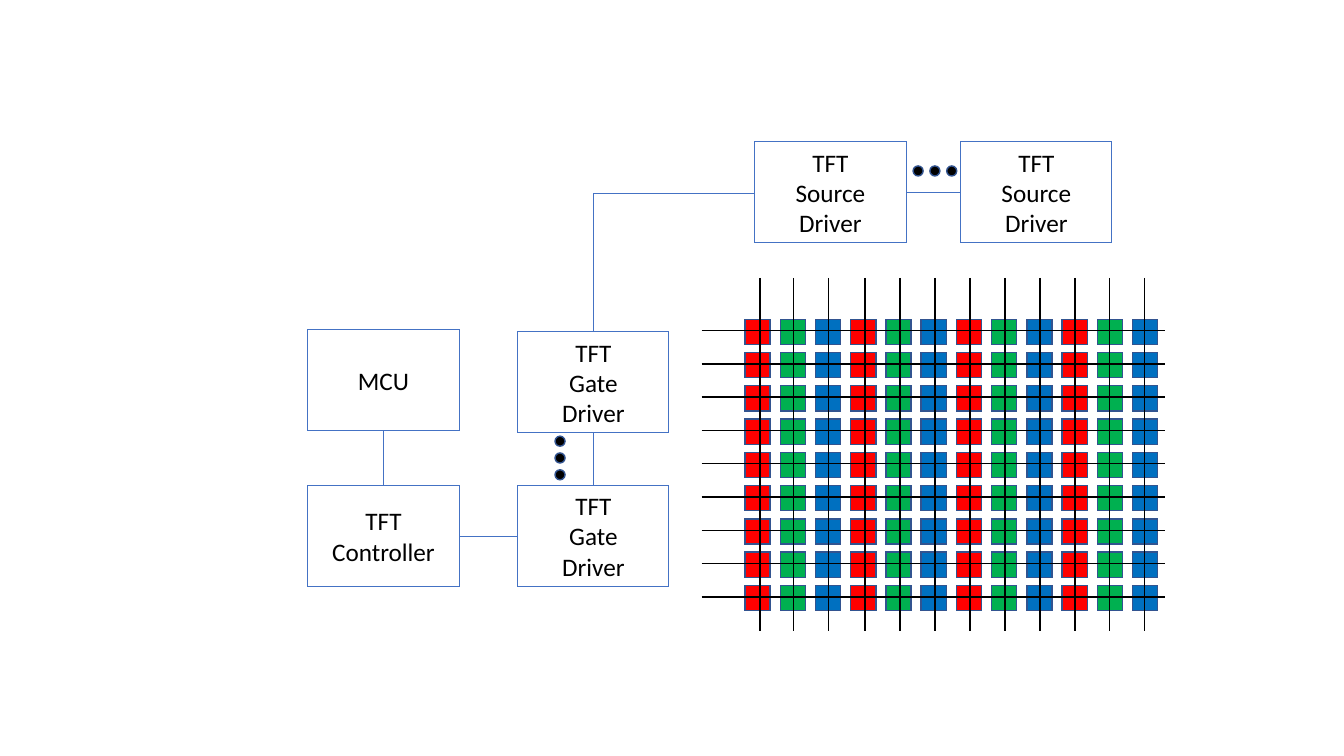
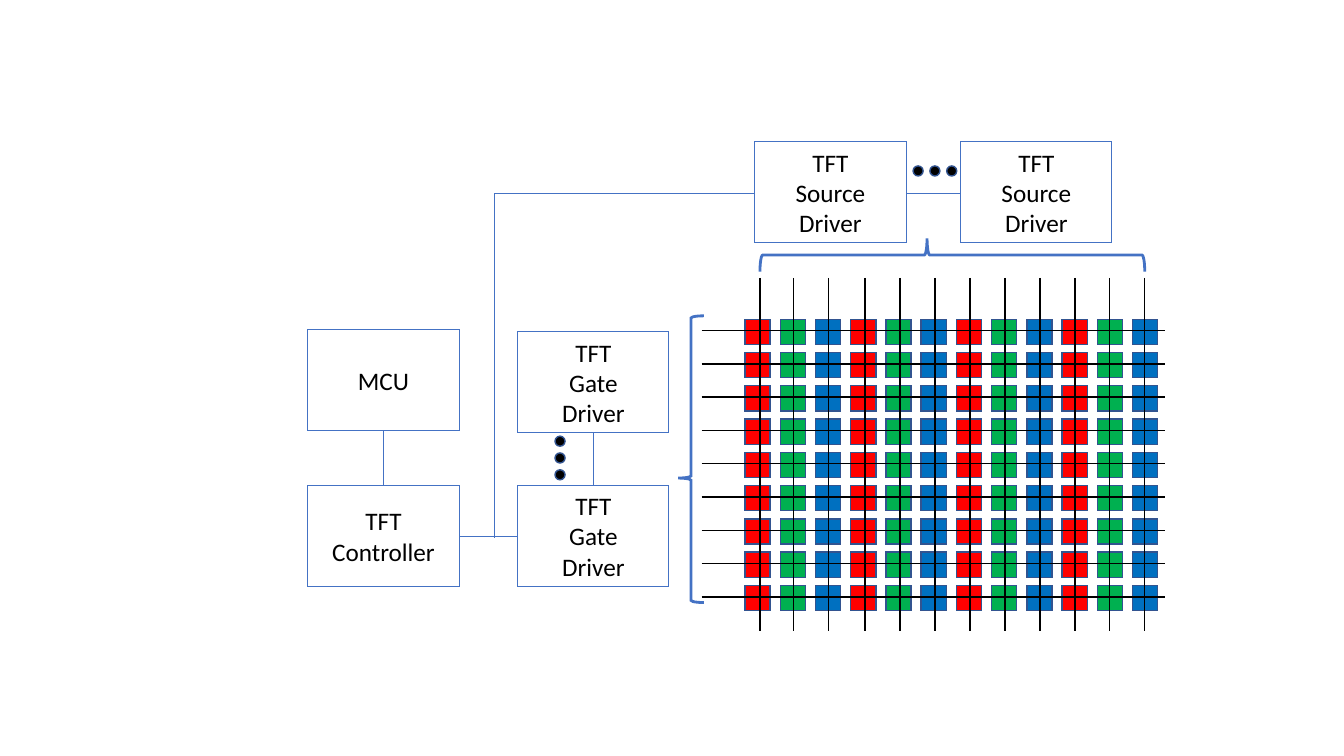
Before and after one commit to iotexpert/TFT_Display, a slide deck: slide 1 of drawings/system-drawing.pptx. Drawn at 1344x756 pixels with LibreOffice and Linux fonts; fonts in the diff are those of the drawing. Boxes give left, top, right and bottom in pixels: in the first picture for what was removed or moved away, otherwise in the second. Text is boxed around its words. In the diff, an @@ line names an element or a change of style, - is before the commit and + after.

```diff
--- a/drawings/system-drawing.pptx
+++ b/drawings/system-drawing.pptx
@@ elbow line moved from (594, 587) - (961, 193) to (495, 537) - (970, 194) @@
@@ left brace added at [760, 238, 1145, 272], outline #4472C4 2 pt @@
@@ left brace added at [679, 316, 705, 602], outline #4472C4 2 pt @@
```
Also in this commit, not shown: 1 slide added, 15 other files.
